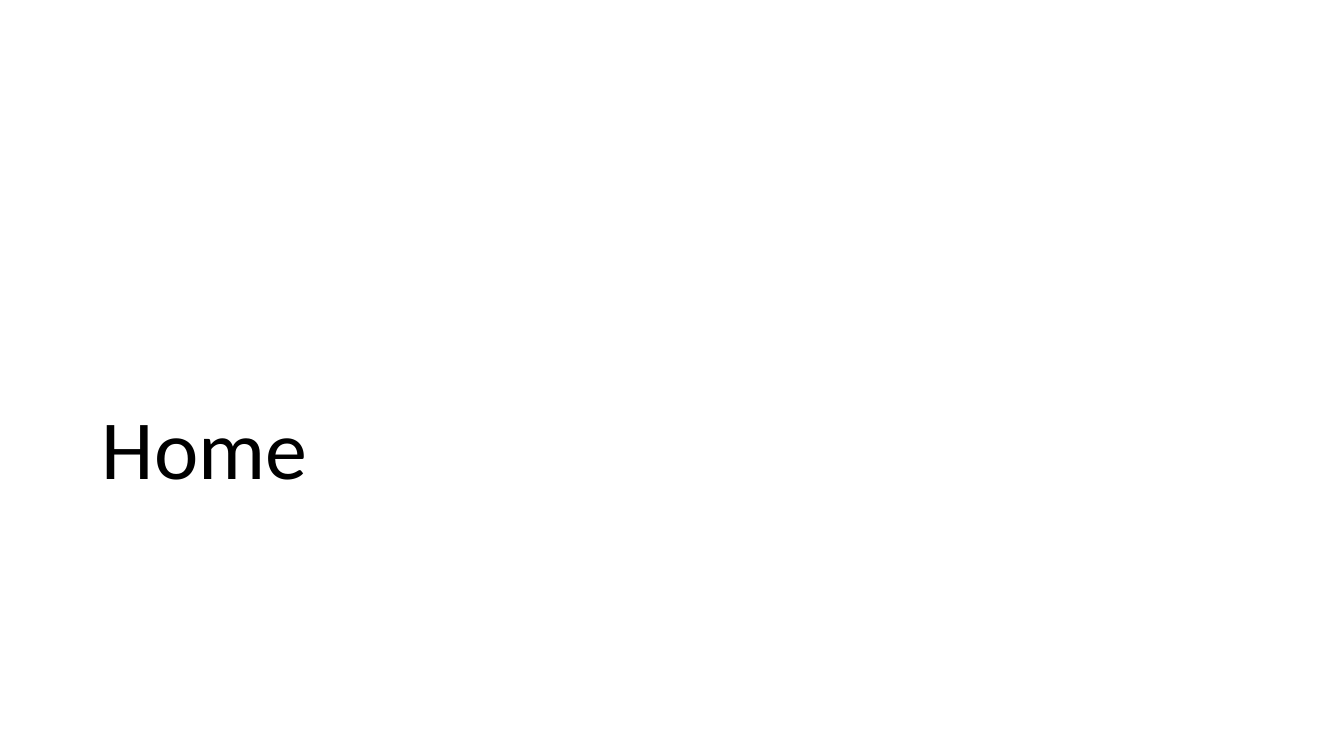
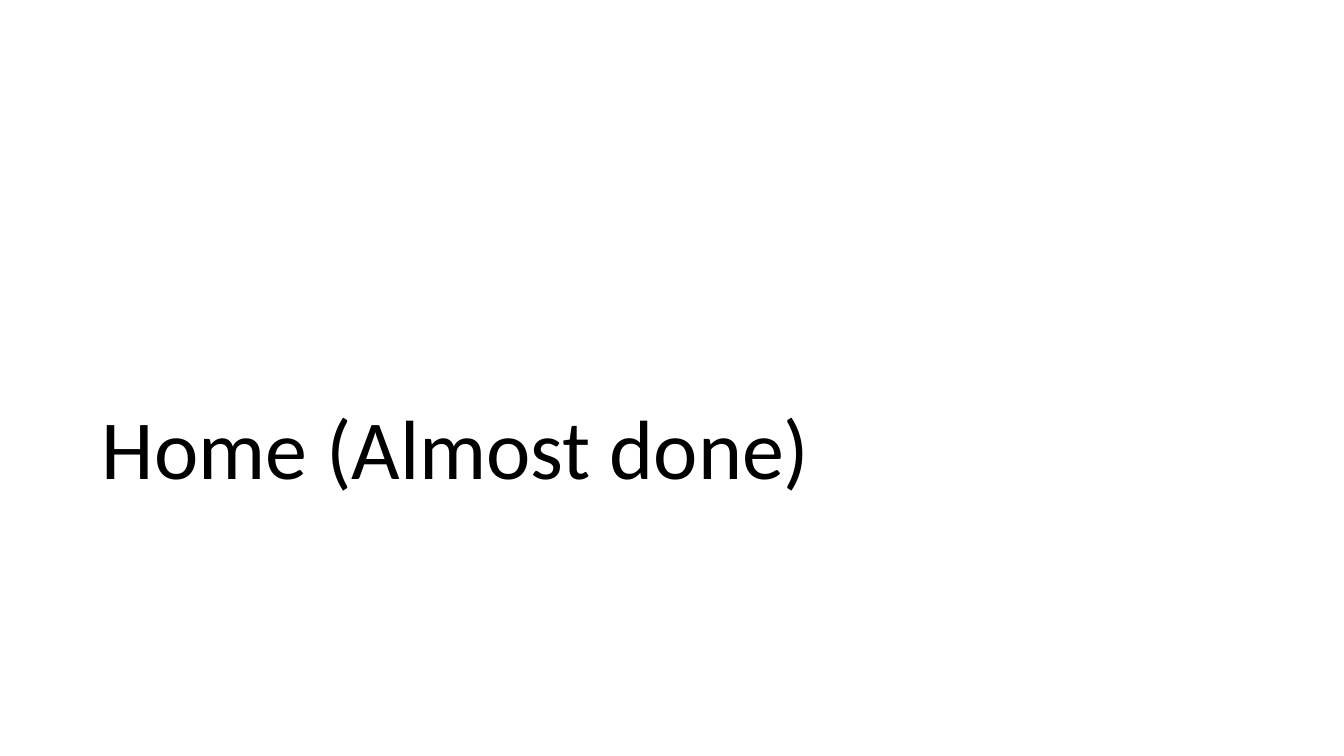
Before and after one commit to SoeOrl/MiniTwitter, a slide deck: slide 16 of Final+Project.pptx. Drawn at 1344x756 pixels with LibreOffice and Linux fonts; fonts in the diff are those of the drawing. Boxes give left, top, right and bottom in pixels: in the first picture for what was removed or moved away, otherwise in the second. Text is boxed around its words. In the diff, an @@ line names an element or a change of style, - is before the commit and + after.

```diff
--- a/Final+Project.pptx
+++ b/Final+Project.pptx
@@ title at (102, 417, 810, 491): text changed @@
-Home
+Home (Almost done)
```
Also in this commit, not shown: 6 other slides changed.
